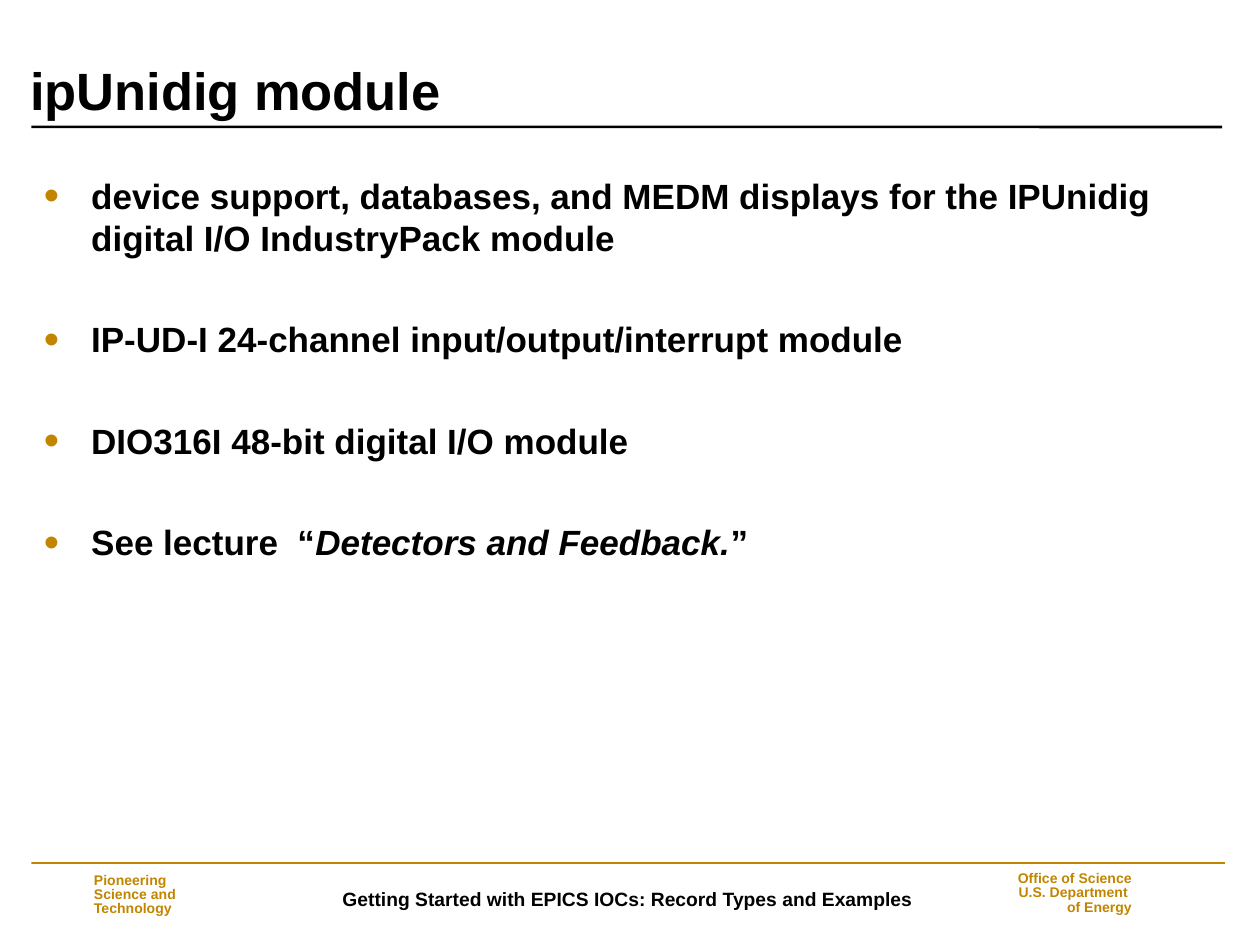
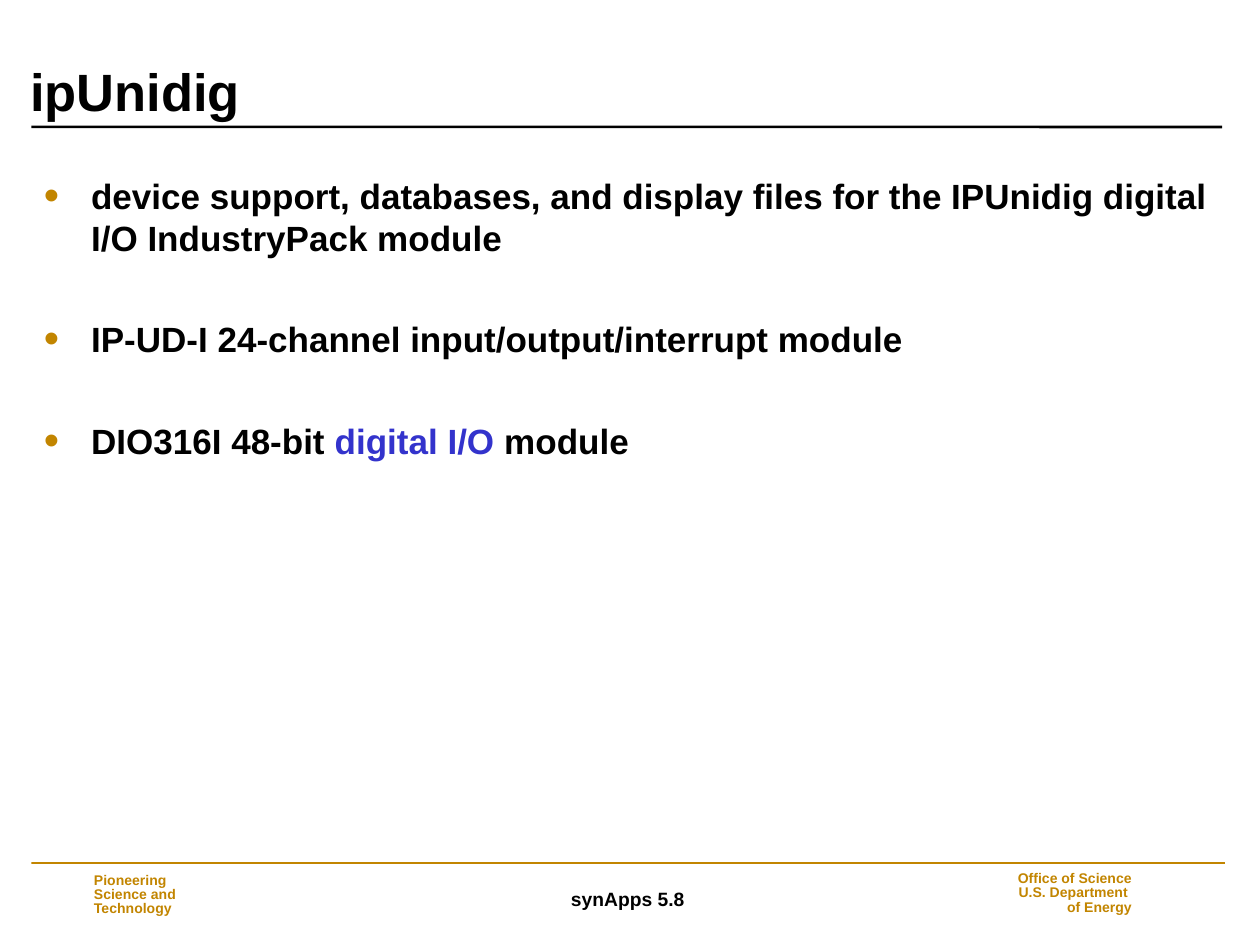
Before and after one commit to EPICS-synApps/support, a slide deck: slide 22 of documentation/IntroToSynApps.ppt (slide 19 before the commit). Drawn at 1260x945 pixels with LibreOffice and Linux fonts; fonts in the diff are those of the drawing; background and template pictures are left out. Boxes give left, top, right and bottom in pixels: in the first picture for what was removed or moved away, otherwise in the second. Text is boxed around its words. In the diff, an @@ line names an element or a change of style, - is before the commit and + after.

Commit message:
synApps_5_8

```diff
--- a/documentation/IntroToSynApps.ppt
+++ b/documentation/IntroToSynApps.ppt
@@ title at (x1=30, y1=73, x2=240, y2=122): text changed @@
-ipUnidig module
+ipUnidig
@@ text at (x1=91, y1=183, x2=1206, y2=257): text changed @@
-• device support, databases, and MEDM displays for the IPUnidig digital I/O IndustryPack module
+• device support, databases, and display files for the IPUnidig digital I/O IndustryPack module
@@ text at (x1=91, y1=428, x2=629, y2=460): text colour #000000 to #3333CC in "digital I/O" @@
@@ text at (x1=91, y1=529, x2=748, y2=556): paragraph removed @@
-• See lecture “Detectors and Feedback.”
@@ text at (x1=571, y1=892, x2=685, y2=910): text changed @@
-Getting Started with EPICS IOCs: Record Types and Examples
+synApps 5.8
```
Also in this commit, not shown: 36 other slides changed, 13 slides added, 4 slides removed.
